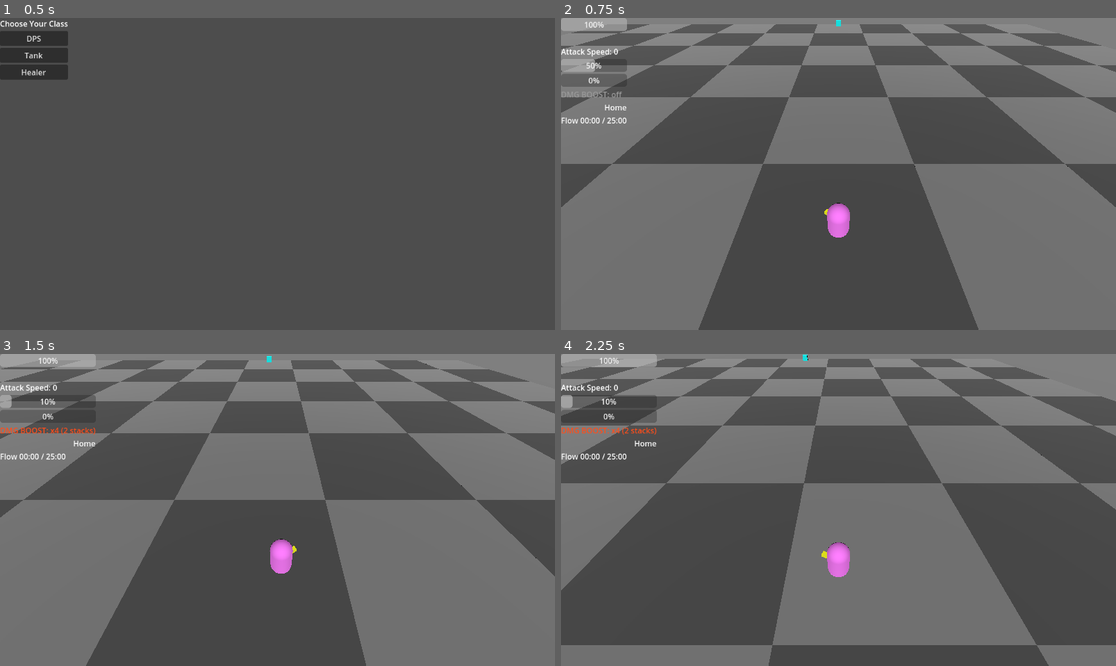
Above: before the commit, frames 1-4 (two rows, left to right).
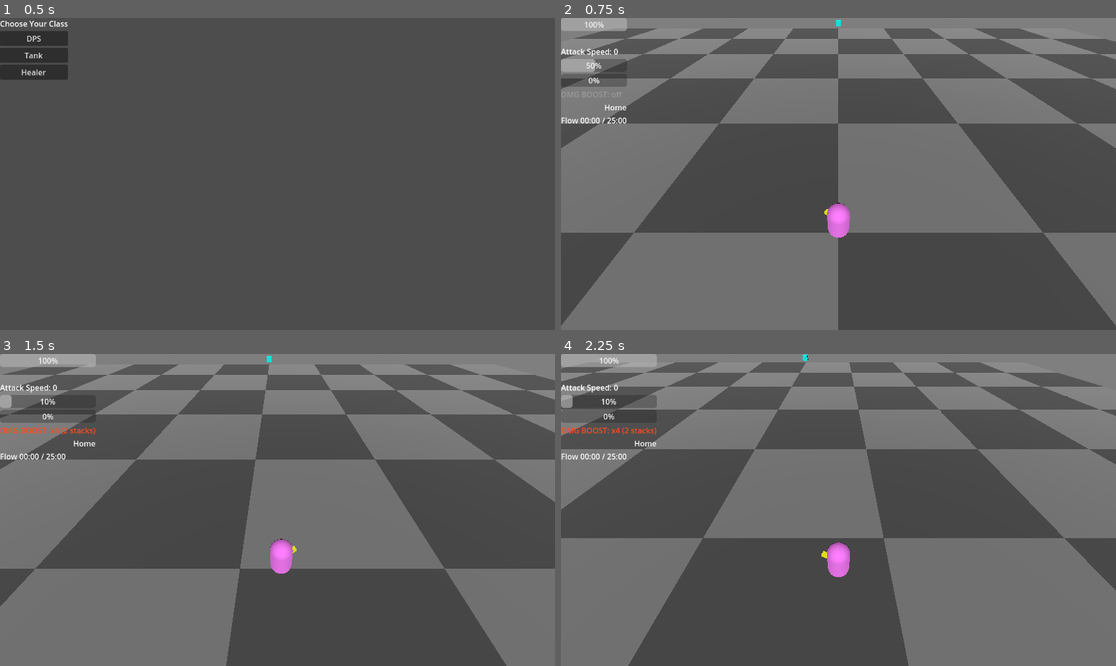
Above: after the commit, the same moments.

Repository: Zietgeist/Exultation
Game: Godot game, scene res://ClassSelect.tscn
The game is run twice, just before and just after one commit, with the same random seed, the same clock (stepped at 60 frames per second) and the same inputs.
Inputs (mouse positions are in pixels of both pictures, inside the frame that each line leads up to):
- Up to frame 1 (0.5 s): no input
- Up to frame 2 (0.75 s): click "DPS" at 0.5 s
- Up to frame 3 (1.5 s): tap Enter at 1.25 s; move the mouse to (399, 494) at 1.27 s; hold Right (ui_right) from 1.28 s (still down); hold E from 1.28 s (still down); click (399, 494) at 1.42 s
- Up to frame 4 (2.25 s): move the mouse to (727, 525) at 2.02 s; release Right (ui_right) at 2.03 s; release E at 2.03 s; hold Down (ui_down) from 2.03 s (still down); tap Q at 2.1 s

Frame 1 is identical in both runs. In frame 2, 48% of the frame differs, in the area x 0-100%, y 2-100%; in frame 3, 46%; in frame 4, 51%, in the area x 0-100%, y 1-100%.

Commit message:
Fix enemies spawning off the map: clamp spawns to each zone's real floor size, center floor tiles
Co-Authored-By: Claude Opus 5.5 <noreply@anthropic.com>
Claude-Session: https://claude.ai/code/session_013yxoaHLvU2gzuZEUgoi9o3

Diff:
--- a/homefloor.gd
+++ b/homefloor.gd
@@ -16,6 +16,7 @@
 
 func _ready():
 	GameState.current_zone = "Home"
+	add_to_group("map_floor")
 	for x in range(GRID_WIDTH):
 		for z in range(GRID_DEPTH):
 			var tile = MeshInstance3D.new()
@@ -29,9 +30,9 @@
 				mat.albedo_color = COLOR_B
 			tile.mesh.surface_set_material(0, mat)
 			tile.position = Vector3(
-				x * TILE_SIZE - (GRID_WIDTH * TILE_SIZE / 2),
+				x * TILE_SIZE - (GRID_WIDTH * TILE_SIZE / 2) + TILE_SIZE / 2,
 				0.1,
-				z * TILE_SIZE - (GRID_DEPTH * TILE_SIZE / 2)
+				z * TILE_SIZE - (GRID_DEPTH * TILE_SIZE / 2) + TILE_SIZE / 2
 			)
 			add_child(tile)
 	add_border_walls()
@@ -61,3 +62,7 @@
 		body.add_child(col)
 		body.position = w[0]
 		add_child(body)
+
+## Half the floor size (x, z). The spawner uses this to keep enemies on the map.
+func get_half_size() -> Vector2:
+	return Vector2(GRID_WIDTH * TILE_SIZE / 2.0, GRID_DEPTH * TILE_SIZE / 2.0)
--- a/spawner.gd
+++ b/spawner.gd
@@ -170,8 +170,7 @@
 	var angle = randf() * TAU
 	var spawn_pos = player.global_position + Vector3(cos(angle), 0, sin(angle)) * SPAWN_RADIUS
 	spawn_pos.y = 1.5
-	spawn_pos.y = 1.5
-	spawn_pos = clamp_to_map(spawn_pos)  # ADD THIS
+	spawn_pos = clamp_to_map(spawn_pos)
 
 	var count = randi_range(1, 2)
 	var t = randi_range(1, 2)
@@ -181,7 +180,7 @@
 		var enemy = ENEMY_SCENE.instantiate()
 		enemy.connect("enemy_died", _on_enemy_died)
 		get_tree().root.add_child(enemy)
-		enemy.global_position = spawn_pos + offset
+		enemy.global_position = clamp_to_map(spawn_pos + offset)
 		enemy.call("setup", 1.0, t)
 		match t:
 			1: thugs_spawned += 1
@@ -194,7 +193,7 @@
 		var angle = randf() * TAU
 		var spawn_pos = player.global_position + Vector3(cos(angle), 0, sin(angle)) * 15.0
 		spawn_pos.y = 1.5
-		spawn_pos = clamp_to_map(spawn_pos)  # ADD THIS
+		spawn_pos = clamp_to_map(spawn_pos)
 		var enemy = ENEMY_SCENE.instantiate()
 		enemy.connect("enemy_died", _on_enemy_died)
 		get_tree().root.add_child(enemy)
@@ -214,6 +213,10 @@
 		guardian.notify_boss_killed(bosses_killed)
 
 func clamp_to_map(pos: Vector3) -> Vector3:
-	pos.x = clamp(pos.x, -45.0, 45.0)
-	pos.z = clamp(pos.z, -45.0, 45.0)
+	var half = Vector2(45.0, 45.0)
+	var floor_node = get_tree().get_first_node_in_group("map_floor")
+	if floor_node and floor_node.has_method("get_half_size"):
+		half = floor_node.get_half_size() - Vector2(3.0, 3.0)  # stay a little inside the walls
+	pos.x = clamp(pos.x, -half.x, half.x)
+	pos.z = clamp(pos.z, -half.y, half.y)
 	return pos
--- a/zone1floor.gd
+++ b/zone1floor.gd
@@ -15,6 +15,7 @@
 
 func _ready():
 	GameState.current_zone = "Zone 1"
+	add_to_group("map_floor")
 	for x in range(GRID_WIDTH):
 		for z in range(GRID_DEPTH):
 			var tile = MeshInstance3D.new()
@@ -28,9 +29,9 @@
 				mat.albedo_color = COLOR_B
 			tile.mesh.surface_set_material(0, mat)
 			tile.position = Vector3(
-				x * TILE_SIZE - (GRID_WIDTH * TILE_SIZE / 2),
+				x * TILE_SIZE - (GRID_WIDTH * TILE_SIZE / 2) + TILE_SIZE / 2,
 				0.1,
-				z * TILE_SIZE - (GRID_DEPTH * TILE_SIZE / 2)
+				z * TILE_SIZE - (GRID_DEPTH * TILE_SIZE / 2) + TILE_SIZE / 2
 			)
 			add_child(tile)
 	add_border_walls()
@@ -60,3 +61,7 @@
 		body.add_child(col)
 		body.position = w[0]
 		add_child(body)
+
+## Half the floor size (x, z). The spawner uses this to keep enemies on the map.
+func get_half_size() -> Vector2:
+	return Vector2(GRID_WIDTH * TILE_SIZE / 2.0, GRID_DEPTH * TILE_SIZE / 2.0)
--- a/zone2floor.gd
+++ b/zone2floor.gd
@@ -15,6 +15,7 @@
 
 func _ready():
 	GameState.current_zone = "Zone 2"
+	add_to_group("map_floor")
 	for x in range(GRID_WIDTH):
 		for z in range(GRID_DEPTH):
 			var tile = MeshInstance3D.new()
@@ -28,9 +29,9 @@
 				mat.albedo_color = COLOR_B
 			tile.mesh.surface_set_material(0, mat)
 			tile.position = Vector3(
-				x * TILE_SIZE - (GRID_WIDTH * TILE_SIZE / 2),
+				x * TILE_SIZE - (GRID_WIDTH * TILE_SIZE / 2) + TILE_SIZE / 2,
 				0.1,
-				z * TILE_SIZE - (GRID_DEPTH * TILE_SIZE / 2)
+				z * TILE_SIZE - (GRID_DEPTH * TILE_SIZE / 2) + TILE_SIZE / 2
 			)
 			add_child(tile)
 	add_border_walls()
@@ -60,3 +61,7 @@
 		body.add_child(col)
 		body.position = w[0]
 		add_child(body)
+
+## Half the floor size (x, z). The spawner uses this to keep enemies on the map.
+func get_half_size() -> Vector2:
+	return Vector2(GRID_WIDTH * TILE_SIZE / 2.0, GRID_DEPTH * TILE_SIZE / 2.0)
--- a/zonebasefloor.gd
+++ b/zonebasefloor.gd
@@ -15,6 +15,7 @@
 
 func _ready():
 	GameState.current_zone = "Unknown"
+	add_to_group("map_floor")
 	for x in range(GRID_WIDTH):
 		for z in range(GRID_DEPTH):
 			var tile = MeshInstance3D.new()
@@ -28,9 +29,9 @@
 				mat.albedo_color = COLOR_B
 			tile.mesh.surface_set_material(0, mat)
 			tile.position = Vector3(
-				x * TILE_SIZE - (GRID_WIDTH * TILE_SIZE / 2),
+				x * TILE_SIZE - (GRID_WIDTH * TILE_SIZE / 2) + TILE_SIZE / 2,
 				0.1,
-				z * TILE_SIZE - (GRID_DEPTH * TILE_SIZE / 2)
+				z * TILE_SIZE - (GRID_DEPTH * TILE_SIZE / 2) + TILE_SIZE / 2
 			)
 			add_child(tile)
 	add_border_walls()
@@ -60,3 +61,7 @@
 		body.add_child(col)
 		body.position = w[0]
 		add_child(body)
+
+## Half the floor size (x, z). The spawner uses this to keep enemies on the map.
+func get_half_size() -> Vector2:
+	return Vector2(GRID_WIDTH * TILE_SIZE / 2.0, GRID_DEPTH * TILE_SIZE / 2.0)
